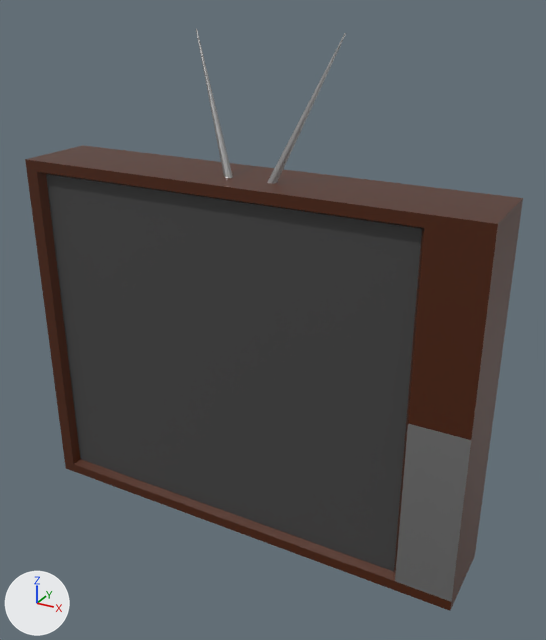
The glTF model public/TV.glb: old version first, new version second.
The view is the same before and after, from a 50 mm lens placed at (1.48, -2.92, 1.46), pointed at (-0.04, -0.14, 0.07). The axes (+X, +Y, +Z) are drawn at lower left. The lights are the same throughout.
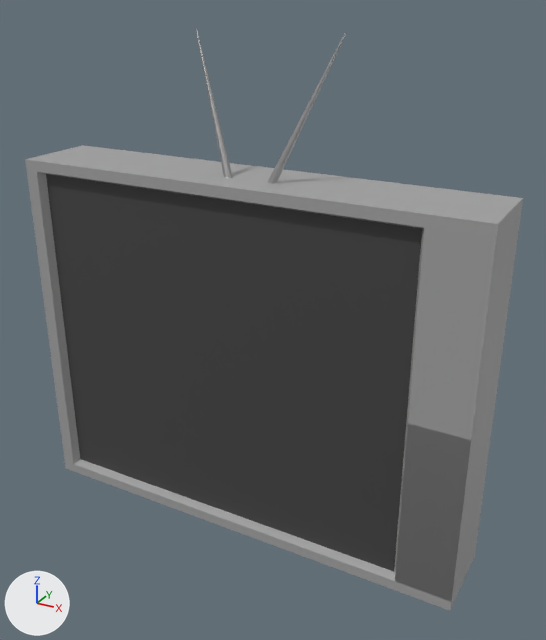
Edits to the bpy script that builds the scene:
```text
Change mat_material:
    mat_material.base_color: (0.073, 0.0134, 0.0) -> (0.369, 0.369, 0.369)  # brown #4c1f00 -> grey #a4a4a4
```

Boxes (x1, y1, x2, y2) around the edits, measured in the pictures (546 x 640 px):
'Cube', recoloured (brown to grey): (25, 111, 523, 611) in both
